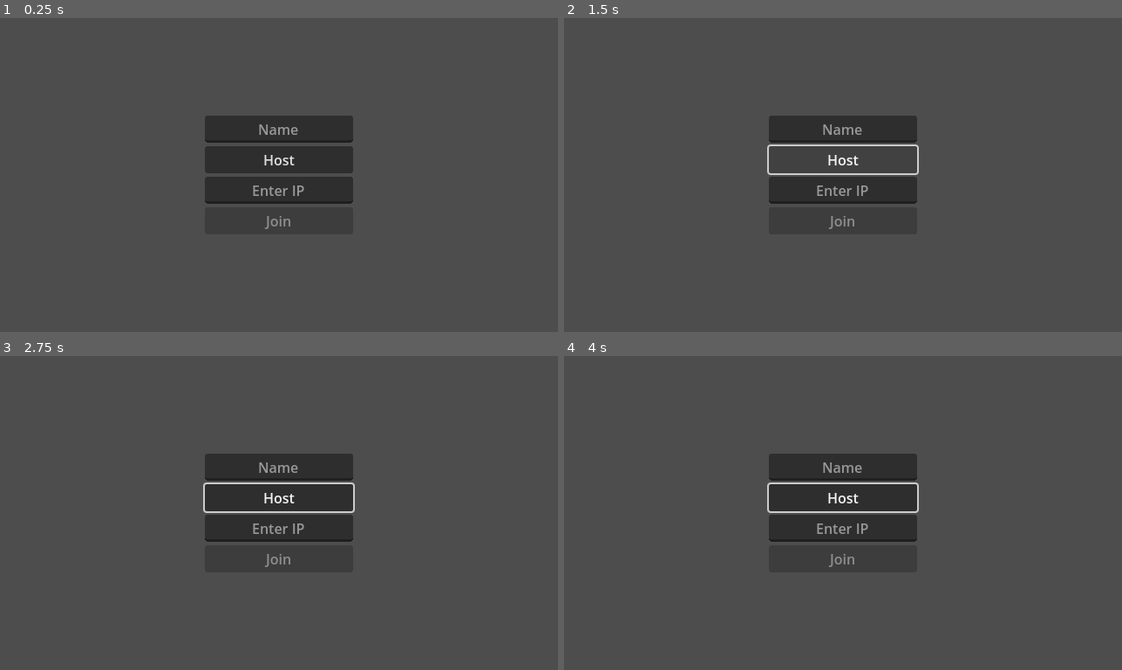
Above: before the commit, frames 1-4 (two rows, left to right).
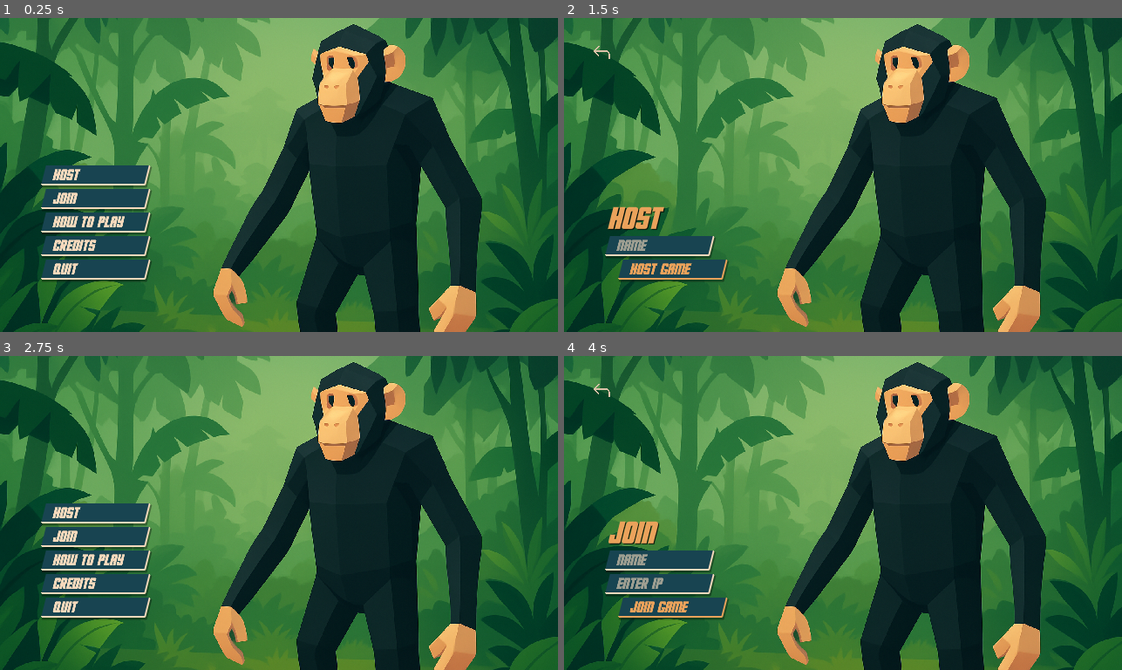
Above: after the commit, the same moments.

Repository: noava/monke-sim
Game: Godot game, scene res://scenes/main_ui.tscn
Same seed, same stepped clock (60 frames per second), same inputs: the game is played once before the commit and once after it.
Inputs (mouse positions are in pixels of both pictures, inside the frame that each line leads up to):
- Up to frame 1 (0.25 s): no input
- Up to frame 2 (1.5 s): click "Host" at 0.5 s; click "Host" (after the commit: "Host Game") at 1.25 s
- Up to frame 3 (2.75 s): click (39, 390) at 2.02 s
- Up to frame 4 (4 s): click (658, 538) at 2.75 s, where only the run after the commit has a clickable "Join"; click (658, 607) at 3.5 s, where only the run after the commit has a clickable "Join Game"

The runs differ from the first frame. In frame 1, 100% of the frame differs, in the area x 0-100%, y 0-100%; in frame 2, 100%; in frame 3, 100%; in frame 4, 100%.

Commit message:
Added stylized Main Menu UI. With animation on hover. Different pages for hosting, joining etc.

Diff:
--- /dev/null
+++ b/assets/ui/arrow_back.svg
@@ -0,0 +1 @@
+<svg xmlns="http://www.w3.org/2000/svg" height="48px" viewBox="0 -960 960 960" width="48px" fill="#e3e3e3"><path d="M780-200v-156q0-60-39-99t-99-39H236l163 163-43 43-236-236 236-236 43 43-163 163h406q85 0 141.5 56.5T840-356v156h-60Z"/></svg>
--- /dev/null
+++ b/assets/ui/theme/disabled_button.tres
@@ -0,0 +1,15 @@
+[gd_resource type="StyleBoxFlat" format=3 uid="uid://c66nd2g0t1u3q"]
+
+[resource]
+content_margin_left = 10.0
+content_margin_top = 4.0
+content_margin_right = 10.0
+content_margin_bottom = 4.0
+bg_color = Color(0.0941176, 0.266667, 0.317647, 1)
+skew = Vector2(0.25, 0)
+border_width_right = 2
+border_width_bottom = 2
+border_color = Color(0.964706, 0.85098, 0.737255, 0.6)
+shadow_color = Color(0, 0, 0, 0.337255)
+shadow_size = 1
+shadow_offset = Vector2(1, 2)
--- /dev/null
+++ b/assets/ui/theme/hover_button.tres
@@ -0,0 +1,15 @@
+[gd_resource type="StyleBoxFlat" format=3 uid="uid://butvx7cx2eu6k"]
+
+[resource]
+content_margin_left = 10.0
+content_margin_top = 4.0
+content_margin_right = 10.0
+content_margin_bottom = 4.0
+bg_color = Color(0.0941176, 0.266667, 0.317647, 1)
+skew = Vector2(0.25, 0)
+border_width_right = 2
+border_width_bottom = 2
+border_color = Color(0.917647, 0.635294, 0.356863, 1)
+shadow_color = Color(0, 0, 0, 0.337255)
+shadow_size = 1
+shadow_offset = Vector2(1, 2)
--- /dev/null
+++ b/assets/ui/theme/hover_slide.gd
@@ -0,0 +1,26 @@
+extends Node
+
+@export var offset := -15
+@export var duration := 0.15
+
+var tween: Tween
+
+func _ready():
+	var button := get_parent()
+	tween = create_tween()
+	tween.kill()
+
+	button.connect("mouse_entered", _on_mouse_entered)
+	button.connect("mouse_exited", _on_mouse_exited)
+
+func _on_mouse_entered():
+	animate_button_position(-offset)
+
+func _on_mouse_exited():
+	animate_button_position(0)
+
+func animate_button_position(target_x: float):
+	var button := get_parent()
+	tween.kill()
+	tween = create_tween()
+	tween.tween_property(button, "position:x", target_x, duration)
--- /dev/null
+++ b/assets/ui/theme/main_ui_theme.tres
@@ -0,0 +1,36 @@
+[gd_resource type="Theme" load_steps=6 format=3 uid="uid://c87d05qpvxeyn"]
+
+[ext_resource type="StyleBox" uid="uid://c66nd2g0t1u3q" path="res://assets/ui/theme/disabled_button.tres" id="1_r5yyo"]
+[ext_resource type="StyleBox" uid="uid://butvx7cx2eu6k" path="res://assets/ui/theme/hover_button.tres" id="2_fwfvj"]
+[ext_resource type="StyleBox" uid="uid://btx6uuu6bsnr3" path="res://assets/ui/theme/normal_button.tres" id="3_yaoff"]
+
+[sub_resource type="StyleBoxEmpty" id="StyleBoxEmpty_j6a7c"]
+
+[sub_resource type="StyleBoxEmpty" id="StyleBoxEmpty_i1gbh"]
+
+[resource]
+Button/colors/font_color = Color(0.964706, 0.85098, 0.737255, 1)
+Button/colors/font_disabled_color = Color(0.964706, 0.85098, 0.737255, 0.866667)
+Button/colors/font_focus_color = Color(0.964706, 0.85098, 0.737255, 1)
+Button/colors/font_hover_color = Color(0.917647, 0.635294, 0.356863, 1)
+Button/colors/font_hover_pressed_color = Color(0.964706, 0.85098, 0.737255, 1)
+Button/colors/font_pressed_color = Color(0.917647, 0.635294, 0.356863, 1)
+Button/colors/icon_hover_color = Color(0.917647, 0.635294, 0.356863, 1)
+Button/colors/icon_hover_pressed_color = Color(0.917647, 0.635294, 0.356863, 1)
+Button/colors/icon_normal_color = Color(0.964706, 0.85098, 0.737255, 1)
+Button/colors/icon_pressed_color = Color(0.917647, 0.635294, 0.356863, 1)
+Button/styles/disabled = ExtResource("1_r5yyo")
+Button/styles/focus = SubResource("StyleBoxEmpty_j6a7c")
+Button/styles/hover = ExtResource("2_fwfvj")
+Button/styles/normal = ExtResource("3_yaoff")
+Button/styles/pressed = ExtResource("2_fwfvj")
+Label/colors/font_color = Color(0.964706, 0.85098, 0.737255, 1)
+Label/colors/font_shadow_color = Color(0, 0, 0, 0.627451)
+Label/font_sizes/font_size = 32
+LineEdit/colors/caret_color = Color(0.917647, 0.635294, 0.356863, 1)
+LineEdit/colors/font_color = Color(0.917647, 0.635294, 0.356863, 1)
+LineEdit/colors/font_placeholder_color = Color(0.964706, 0.85098, 0.737255, 0.6)
+LineEdit/colors/font_selected_color = Color(0.964706, 0.85098, 0.737255, 1)
+LineEdit/colors/selection_color = Color(0.5, 0.5, 0.5, 1)
+LineEdit/styles/focus = SubResource("StyleBoxEmpty_i1gbh")
+LineEdit/styles/normal = ExtResource("3_yaoff")
--- /dev/null
+++ b/assets/ui/theme/normal_button.tres
@@ -0,0 +1,15 @@
+[gd_resource type="StyleBoxFlat" format=3 uid="uid://btx6uuu6bsnr3"]
+
+[resource]
+content_margin_left = 10.0
+content_margin_top = 4.0
+content_margin_right = 10.0
+content_margin_bottom = 4.0
+bg_color = Color(0.0941176, 0.266667, 0.317647, 1)
+skew = Vector2(0.25, 0)
+border_width_right = 2
+border_width_bottom = 2
+border_color = Color(0.964706, 0.85098, 0.737255, 1)
+shadow_color = Color(0, 0, 0, 0.337255)
+shadow_size = 1
+shadow_offset = Vector2(1, 2)
--- a/project.godot
+++ b/project.godot
@@ -13,14 +13,29 @@
 config/name="monke-sim"
 run/main_scene="uid://wau7ipdwnh5o"
 config/features=PackedStringArray("4.4", "Forward Plus")
+boot_splash/bg_color=Color(0.0392157, 0.278431, 0.184314, 1)
 boot_splash/image="res://assets/sprites/monkey_splash.png"
 config/icon="res://assets/sprites/logo.svg"
+boot_splash/minimum_display_time=2000
 
 [display]
 
 window/size/viewport_width=640
 window/size/viewport_height=360
-window/stretch/mode="viewport"
+window/stretch/mode="canvas_items"
+
+[file_customization]
+
+folder_colors={
+"res://assets/": "green",
+"res://inventory/": "orange",
+"res://scenes/": "blue",
+"res://scripts/": "red"
+}
+
+[gui]
+
+theme/custom_font="uid://ctg8qeeo8p7on"
 
 [input]
 
@@ -144,3 +159,7 @@
 "events": [Object(InputEventKey,"resource_local_to_scene":false,"resource_name":"","device":-1,"window_id":0,"alt_press …(191 unchanged characters)…
 ]
 }
+
+[rendering]
+
+textures/canvas_textures/default_texture_filter=0
--- /dev/null
+++ b/scenes/main_menu.gd
@@ -0,0 +1,39 @@
+extends Control
+
+func _ready() -> void:
+	$MainMenu.show()
+	$Host.hide()
+	$Join.hide()
+	$HowToPlay.hide()
+	$Credits.hide()
+	$HomeBtn.hide()
+
+func _on_host_btn_pressed() -> void:
+	$Host.show()
+	$MainMenu.hide()
+	$HomeBtn.show()
+
+func _on_join_btn_pressed() -> void:
+	$Join.show()
+	$MainMenu.hide()
+	$HomeBtn.show()
+
+func _on_how_to_play_pressed() -> void:
+	$HowToPlay.show()
+	$MainMenu.hide()
+	$HomeBtn.show()
+
+func _on_credits_pressed() -> void:
+	$Credits.show()
+	$MainMenu.hide()
+	$HomeBtn.show()
+
+func _on_quit_pressed() -> void:
+	get_tree().quit()
+
+func _on_home_btn_pressed() -> void:
+	$MainMenu.show()
+	$Host.hide()
+	$Join.hide()
+	$Credits.hide()
+	$HomeBtn.hide()
--- a/scenes/main_ui.tscn
+++ b/scenes/main_ui.tscn
@@ -1,6 +1,11 @@
-[gd_scene load_steps=2 format=3 uid="uid://wau7ipdwnh5o"]
+[gd_scene load_steps=7 format=3 uid="uid://wau7ipdwnh5o"]
 
 [ext_resource type="Script" uid="uid://d1l3aka2qhdeg" path="res://scripts/multiplayer.gd" id="1_fnul3"]
+[ext_resource type="Script" uid="uid://xuhj0rp7orsb" path="res://scenes/main_menu.gd" id="2_513t2"]
+[ext_resource type="Theme" uid="uid://c87d05qpvxeyn" path="res://assets/ui/theme/main_ui_theme.tres" id="2_i1gbh"]
+[ext_resource type="Texture2D" uid="uid://defexvqhy3qwh" path="res://assets/ui/monke_bg.png" id="5_i1gbh"]
+[ext_resource type="Script" uid="uid://dv3cgln4j4klb" path="res://assets/ui/theme/hover_slide.gd" id="5_scoti"]
+[ext_resource type="Texture2D" uid="uid://dawofv68y406b" path="res://assets/ui/arrow_back.svg" id="8_okuri"]
 
 [node name="multiplayer" type="Node"]
 script = ExtResource("1_fnul3")
@@ -19,41 +24,299 @@
 anchor_bottom = 1.0
 grow_horizontal = 2
 grow_vertical = 2
-
-[node name="VBoxContainer" type="VBoxContainer" parent="UI"]
-layout_mode = 1
-anchors_preset = 8
-anchor_left = 0.5
-anchor_top = 0.5
-anchor_right = 0.5
-anchor_bottom = 0.5
-offset_left = -85.0
-offset_top = -68.0
-offset_right = 85.0
-offset_bottom = 68.0
+theme = ExtResource("2_i1gbh")
+script = ExtResource("2_513t2")
+
+[node name="TextureRect" type="TextureRect" parent="UI"]
+layout_mode = 1
+anchors_preset = 15
+anchor_right = 1.0
+anchor_bottom = 1.0
 grow_horizontal = 2
 grow_vertical = 2
-
-[node name="NameEntry" type="LineEdit" parent="UI/VBoxContainer"]
+texture = ExtResource("5_i1gbh")
+expand_mode = 1
+stretch_mode = 6
+
+[node name="MainMenu" type="Control" parent="UI"]
+visible = false
+layout_mode = 1
+anchors_preset = 2
+anchor_top = 1.0
+anchor_bottom = 1.0
+offset_left = 50.0
+offset_top = -60.0
+offset_right = 50.0
+offset_bottom = -60.0
+grow_vertical = 0
+
+[node name="VBoxContainer" type="VBoxContainer" parent="UI/MainMenu"]
+layout_mode = 1
+anchors_preset = 2
+anchor_top = 1.0
+anchor_bottom = 1.0
+offset_top = -136.0
+offset_right = 120.0
+grow_vertical = 0
+alignment = 2
+
+[node name="HostBtn" type="Button" parent="UI/MainMenu/VBoxContainer"]
+layout_mode = 2
+text = "Host"
+alignment = 0
+
+[node name="HoverSlide" type="Control" parent="UI/MainMenu/VBoxContainer/HostBtn"]
+layout_mode = 3
+anchors_preset = 0
+offset_left = -65.0
+offset_top = -162.0
+offset_right = -25.0
+offset_bottom = -122.0
+script = ExtResource("5_scoti")
+
+[node name="JoinBtn" type="Button" parent="UI/MainMenu/VBoxContainer"]
+layout_mode = 2
+text = "Join"
+alignment = 0
+
+[node name="HoverSlide" type="Control" parent="UI/MainMenu/VBoxContainer/JoinBtn"]
+layout_mode = 3
+anchors_preset = 0
+offset_left = -65.0
+offset_top = -162.0
+offset_right = -25.0
+offset_bottom = -122.0
+script = ExtResource("5_scoti")
+
+[node name="How To Play" type="Button" parent="UI/MainMenu/VBoxContainer"]
+layout_mode = 2
+text = "How To Play"
+alignment = 0
+
+[node name="HoverSlide" type="Control" parent="UI/MainMenu/VBoxContainer/How To Play"]
+layout_mode = 3
+anchors_preset = 0
+offset_left = -65.0
+offset_top = -162.0
+offset_right = -25.0
+offset_bottom = -122.0
+script = ExtResource("5_scoti")
+
+[node name="Credits" type="Button" parent="UI/MainMenu/VBoxContainer"]
+layout_mode = 2
+text = "Credits"
+alignment = 0
+
+[node name="HoverSlide" type="Control" parent="UI/MainMenu/VBoxContainer/Credits"]
+layout_mode = 3
+anchors_preset = 0
+offset_left = -65.0
+offset_top = -162.0
+offset_right = -25.0
+offset_bottom = -122.0
+script = ExtResource("5_scoti")
+
+[node name="Quit" type="Button" parent="UI/MainMenu/VBoxContainer"]
+layout_mode = 2
+text = "Quit"
+alignment = 0
+
+[node name="HoverSlide" type="Control" parent="UI/MainMenu/VBoxContainer/Quit"]
+layout_mode = 3
+anchors_preset = 0
+offset_left = -65.0
+offset_top = -162.0
+offset_right = -25.0
+offset_bottom = -122.0
+script = ExtResource("5_scoti")
+
+[node name="Host" type="Control" parent="UI"]
+visible = false
+layout_mode = 1
+anchors_preset = 2
+anchor_top = 1.0
+anchor_bottom = 1.0
+offset_left = 50.0
+offset_top = -60.0
+offset_right = 50.0
+offset_bottom = -60.0
+grow_vertical = 0
+
+[node name="VBoxContainer" type="VBoxContainer" parent="UI/Host"]
+layout_mode = 1
+anchors_preset = 2
+anchor_top = 1.0
+anchor_bottom = 1.0
+offset_top = -83.0
+offset_right = 120.0
+grow_vertical = 0
+
+[node name="Label" type="Label" parent="UI/Host/VBoxContainer"]
+layout_mode = 2
+theme_override_colors/font_color = Color(0.917647, 0.635294, 0.356863, 1)
+text = "Host"
+
+[node name="HostNameEntry" type="LineEdit" parent="UI/Host/VBoxContainer"]
 unique_name_in_owner = true
 layout_mode = 2
 placeholder_text = "Name"
-alignment = 1
-
-[node name="HostBtn" type="Button" parent="UI/VBoxContainer"]
-layout_mode = 2
-text = "Host"
-
-[node name="IPEntry" type="LineEdit" parent="UI/VBoxContainer"]
+
+[node name="HostBtn" type="Button" parent="UI/Host/VBoxContainer"]
+layout_mode = 2
+text = "Host Game"
+alignment = 0
+
+[node name="HoverSlide" type="Control" parent="UI/Host/VBoxContainer/HostBtn"]
+layout_mode = 3
+anchors_preset = 0
+offset_left = -65.0
+offset_top = -162.0
+offset_right = -25.0
+offset_bottom = -122.0
+script = ExtResource("5_scoti")
+
+[node name="Join" type="Control" parent="UI"]
+visible = false
+layout_mode = 1
+anchors_preset = 2
+anchor_top = 1.0
+anchor_bottom = 1.0
+offset_left = 50.0
+offset_top = -60.0
+offset_right = 50.0
+offset_bottom = -60.0
+grow_vertical = 0
+
+[node name="VBoxContainer" type="VBoxContainer" parent="UI/Join"]
+layout_mode = 1
+anchors_preset = 2
+anchor_top = 1.0
+anchor_bottom = 1.0
+offset_top = -110.0
+offset_right = 120.0
+grow_vertical = 0
+
+[node name="Label" type="Label" parent="UI/Join/VBoxContainer"]
+layout_mode = 2
+theme_override_colors/font_color = Color(0.917647, 0.635294, 0.356863, 1)
+text = "Join"
+
+[node name="JoinNameEntry" type="LineEdit" parent="UI/Join/VBoxContainer"]
 unique_name_in_owner = true
 layout_mode = 2
+placeholder_text = "Name"
+
+[node name="IPEntry" type="LineEdit" parent="UI/Join/VBoxContainer"]
+unique_name_in_owner = true
+layout_mode = 2
 placeholder_text = "Enter IP"
-alignment = 1
-
-[node name="JoinBtn" type="Button" parent="UI/VBoxContainer"]
+
+[node name="JoinBtn" type="Button" parent="UI/Join/VBoxContainer"]
 unique_name_in_owner = true
 layout_mode = 2
-text = "Join"
-
-[connection signal="pressed" from="UI/VBoxContainer/HostBtn" to="." method="_on_host_pressed"]
-[connection signal="pressed" from="UI/VBoxContainer/JoinBtn" to="." method="_on_join_pressed"]
+text = "Join Game"
+alignment = 0
+
+[node name="HoverSlide" type="Control" parent="UI/Join/VBoxContainer/JoinBtn"]
+layout_mode = 3
+anchors_preset = 0
+offset_left = -65.0
+offset_top = -162.0
+offset_right = -25.0
+offset_bottom = -122.0
+script = ExtResource("5_scoti")
+
+[node name="HowToPlay" type="Control" parent="UI"]
+layout_mode = 3
+anchors_preset = 0
+offset_right = 40.0
+offset_bottom = 40.0
+
+[node name="Credits" type="Control" parent="UI"]
+layout_mode = 1
+anchors_preset = 2
+anchor_top = 1.0
+anchor_bottom = 1.0
+offset_left = 50.0
+offset_top = -60.0
+offset_right = 50.0
+offset_bottom = -60.0
+grow_vertical = 0
+
+[node name="MarginContainer" type="MarginContainer" parent="UI/Credits"]
+layout_mode = 1
+anchors_preset = 2
+anchor_top = 1.0
+anchor_bottom = 1.0
+offset_top = -165.0
+offset_right = 145.0
+grow_vertical = 0
+
+[node name="Label" type="Label" parent="UI/Credits/MarginContainer"]
+layout_mode = 2
+size_flags_vertical = 1
+theme_override_colors/font_color = Color(0.917647, 0.635294, 0.356863, 1)
+theme_override_font_sizes/font_size = 48
+text = "Credits"
+
+[node name="VBoxContainer" type="VBoxContainer" parent="UI/Credits/MarginContainer"]
+layout_mode = 2
+theme_override_constants/separation = 15
+alignment = 2
+
+[node name="HBoxContainer" type="VBoxContainer" parent="UI/Credits/MarginContainer/VBoxContainer"]
+layout_mode = 2
+
+[node name="Name" type="Label" parent="UI/Credits/MarginContainer/VBoxContainer/HBoxContainer"]
+layout_mode = 2
+text = "Noava"
+vertical_alignment = 1
+
+[node name="Contribution" type="Label" parent="UI/Credits/MarginContainer/VBoxContainer/HBoxContainer"]
+visible = false
+layout_mode = 2
+theme_override_colors/font_color = Color(0.78, 0.6864, 0.5928, 1)
+theme_override_font_sizes/font_size = 16
+text = "- adwdawd"
+
+[node name="HBoxContainer2" type="VBoxContainer" parent="UI/Credits/MarginContainer/VBoxContainer"]
+layout_mode = 2
+
+[node name="Name" type="Label" parent="UI/Credits/MarginContainer/VBoxContainer/HBoxContainer2"]
+layout_mode = 2
+text = "Limorinho"
+vertical_alignment = 1
+
+[node name="Contribution" type="Label" parent="UI/Credits/MarginContainer/VBoxContainer/HBoxContainer2"]
+visible = false
+layout_mode = 2
+theme_override_colors/font_color = Color(0.780392, 0.686275, 0.592157, 1)
+theme_override_font_sizes/font_size = 16
+text = "- lalal"
+
+[node name="HomeBtn" type="Control" parent="UI"]
+layout_mode = 3
+anchors_preset = 0
+offset_right = 40.0
+offset_bottom = 40.0
+
+[node name="HomeBtn" type="Button" parent="UI/HomeBtn"]
+clip_contents = true
+custom_minimum_size = Vector2(-4.955, 0)
+layout_mode = 1
+offset_left = 20.0
+offset_top = 20.0
+offset_right = 66.0
+offset_bottom = 58.0
+icon = ExtResource("8_okuri")
+flat = true
+expand_icon = true
+
+[connection signal="pressed" from="UI/MainMenu/VBoxContainer/HostBtn" to="UI" method="_on_host_btn_pressed"]
+[connection signal="pressed" from="UI/MainMenu/VBoxContainer/JoinBtn" to="UI" method="_on_join_btn_pressed"]
+[connection signal="pressed" from="UI/MainMenu/VBoxContainer/How To Play" to="UI" method="_on_how_to_play_pressed"]
+[connection signal="pressed" from="UI/MainMenu/VBoxContainer/Credits" to="UI" method="_on_credits_pressed"]
+[connection signal="pressed" from="UI/MainMenu/VBoxContainer/Quit" to="UI" method="_on_quit_pressed"]
+[connection signal="pressed" from="UI/Host/VBoxContainer/HostBtn" to="." method="_on_host_pressed"]
+[connection signal="pressed" from="UI/Join/VBoxContainer/JoinBtn" to="." method="_on_join_pressed"]
+[connection signal="pressed" from="UI/HomeBtn/HomeBtn" to="UI" method="_on_home_btn_pressed"]
--- a/scripts/multiplayer.gd
+++ b/scripts/multiplayer.gd
@@ -2,21 +2,17 @@
 
 const PORT = 135
 var peer = ENetMultiplayerPeer.new()
-@onready var name_entry: LineEdit = %NameEntry
+@onready var host_name_entry: LineEdit = %HostNameEntry
+@onready var join_name_entry: LineEdit = %JoinNameEntry
 @onready var ip_entry: LineEdit = %IPEntry
 @onready var join_btn: Button = %JoinBtn
-
-func _ready() -> void:
-	# wait for text input
-	join_btn.disabled = true
-	ip_entry.text_changed.connect(_on_text_changed)
 
 func _unhandled_input(_event: InputEvent) -> void:
 	if Input.is_action_just_pressed("quit"):
 		get_tree().quit()
 
 func _on_host_pressed() -> void:
-	if name_entry.text == "":
+	if host_name_entry.text == "":
 		OS.alert("Need a name")
 		return
 
@@ -38,11 +34,9 @@
 
 	level.add_child(scene.instantiate())
 
-func _on_text_changed(new_text):
-	join_btn.disabled = new_text.strip_edges() == ""
 
 func _on_join_pressed() -> void:
-	if name_entry.text == "":
+	if join_name_entry.text == "":
 		OS.alert("Need a name")
 		return
 	if ip_entry.text == "":
Not shown, added: assets/ui/arrow_back.svg.import
Binary file added: assets/ui/monke_bg.png
Not shown, added: assets/ui/monke_bg.png.import
Binary file added: assets/ui/theme/DEADJIM.TTF
Not shown, added: assets/ui/theme/DEADJIM.TTF.import
Not shown, added: assets/ui/theme/hover_slide.gd.uid
Not shown, added: scenes/main_menu.gd.uid
